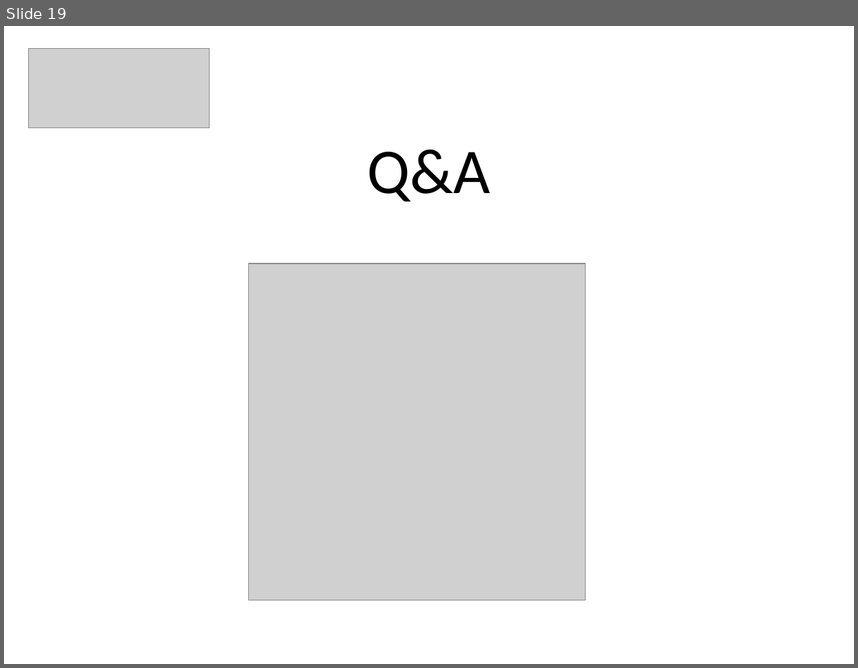
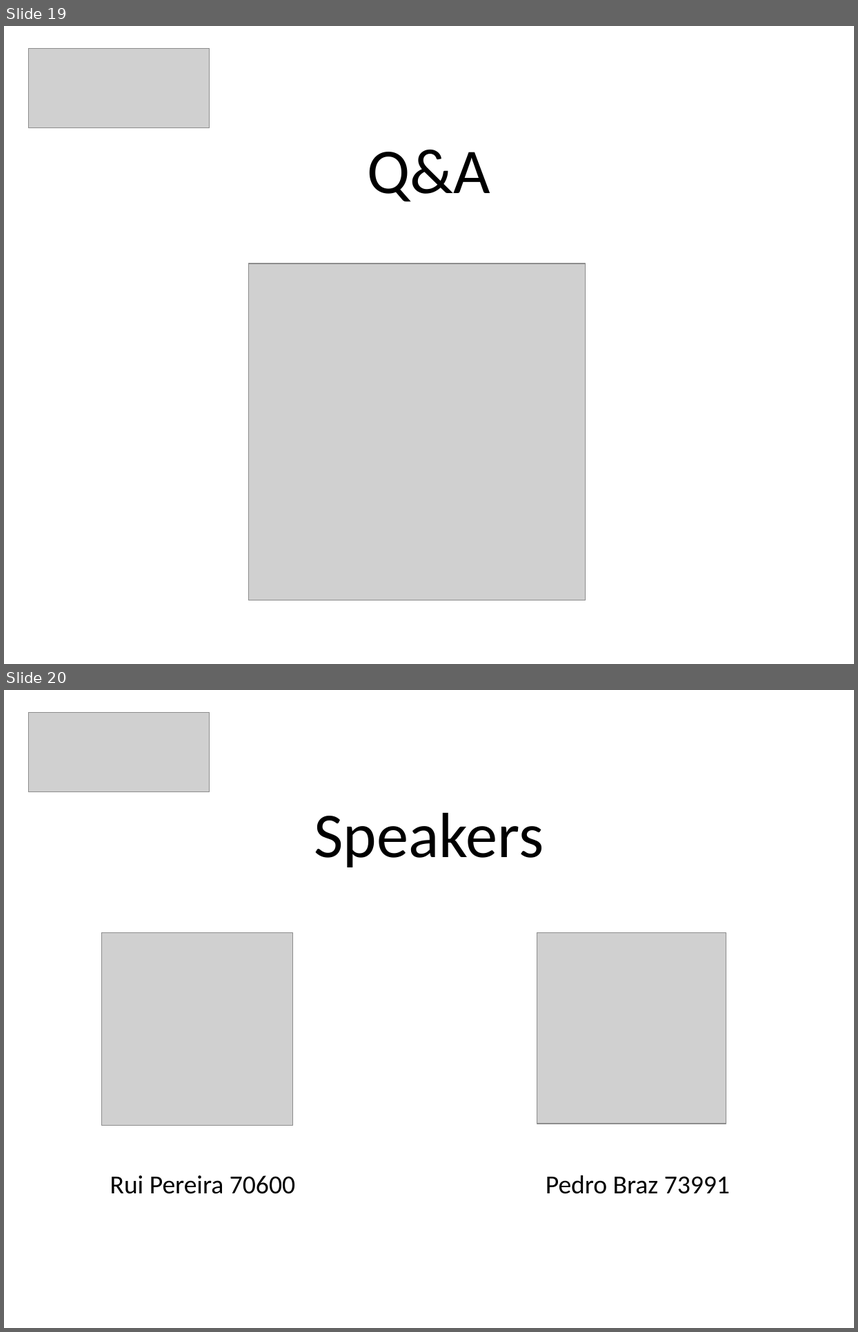
Before and after one commit to PeBraz/AirDesk, a slide deck: paper-presentation/cmov-presentation.pptx. Shown one above the other, each under a label of ours: slide 19 before the commit, slides 19 and 20 after it. The pictures are 858x668 and 858x1332 pixels, drawn with LibreOffice and Linux fonts; fonts in the diff are those of the drawing; grey boxes stand for pictures. Boxes give left, top, right and bottom in pixels: in the first picture for what was removed or moved away, otherwise in the second. Text is boxed around its words. In the diff, an @@ line names an element or a change of style, - is before the commit and + after.

```diff
--- a/paper-presentation/cmov-presentation.pptx
+++ b/paper-presentation/cmov-presentation.pptx
@@ slide 20 added at (4, 690, 854, 1328), background #FFFFFF @@
@@ picture added at (29, 712, 210, 792) @@
@@ title added at (314, 813, 544, 867), 54 pt, text #000000 @@
+Speakers
@@ picture added at (102, 932, 293, 1125) @@
@@ picture added at (537, 932, 726, 1123) @@
@@ text added at (110, 1175, 295, 1194), 22 pt, text #000000 @@
+Rui Pereira 70600
@@ text added at (546, 1175, 730, 1194), 22 pt, text #000000 @@
+Pedro Braz 73991
```
Also in this commit, not shown: 4 other files.
